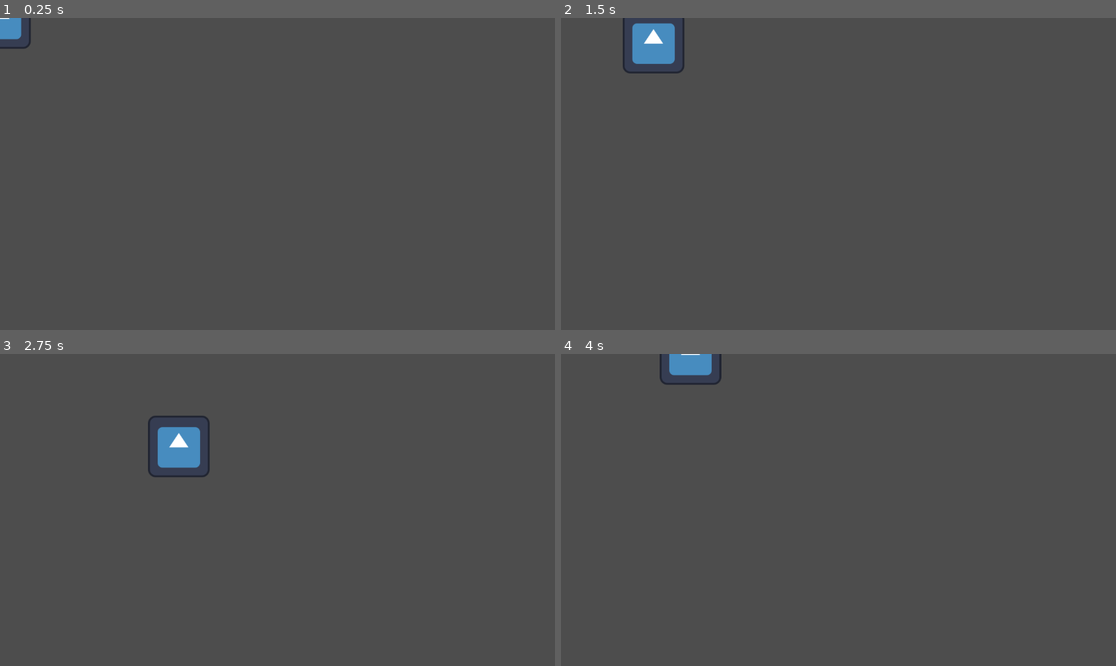
Above: before the commit, frames 1-4 (two rows, left to right).
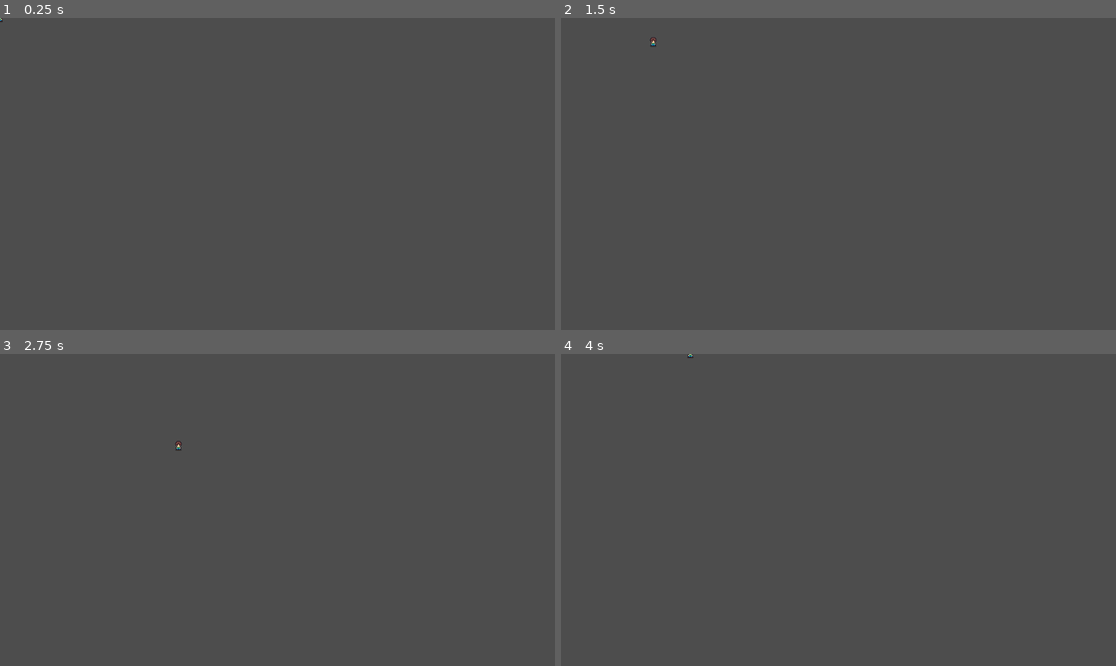
Above: after the commit, the same moments.

Repository: VictorPrazeres/swordFantasy
Game: Godot game, scene res://player/player.tscn
Same seed, same stepped clock (60 frames per second), same inputs: the game is played once before the commit and once after it. The project has no main scene, so this scene is started directly. The engine's default icon, where the game draws it, is replaced by a stand-in: a white triangle on a blue panel in a dark square.
Inputs:
- Up to frame 1 (0.25 s): no input
- Up to frame 2 (1.5 s): tap Enter at 0.5 s; hold D (move_right) 0.53-1.28 s; hold S (move_down) from 1.28 s (still down)
- Up to frame 3 (2.75 s): release S (move_down) at 2.03 s; hold D (move_right) from 2.03 s (still down)
- Up to frame 4 (4 s): release D (move_right) at 2.78 s; hold W (move_up) 2.78-3.53 s; hold A (move_left) from 3.53 s (still down)

The runs differ from the first frame. In frame 1, 0.3% of the frame differs, in the area x 0-6%, y 0-10%; in frame 2, 1.2%; in frame 3, 1.3%, in the area x 26-38%, y 19-40%; in frame 4, 0.7%.

Commit message:
feat(anim): add idle and walk animations
Configure animation states and transitions for idle and walking movement.

Diff:
--- a/player/player.tscn
+++ b/player/player.tscn
@@ -1,11 +1,622 @@
-[gd_scene load_steps=3 format=3 uid="uid://64lwsd23p571"]
+[gd_scene load_steps=13 format=3 uid="uid://64lwsd23p571"]
 
 [ext_resource type="Script" path="res://player/player.gd" id="1_8y3v2"]
-[ext_resource type="Texture2D" uid="uid://bcuq8oq7l8jld" path="res://icon.svg" id="1_ert65"]
+[ext_resource type="Texture2D" uid="uid://dbvb3l1ul74le" path="res://player/standard_actions.png" id="2_4umdh"]
+
+[sub_resource type="Animation" id="Animation_tbw8v"]
+resource_name = "idle_down"
+length = 0.6
+loop_mode = 1
+step = 0.1
+tracks/0/type = "value"
+tracks/0/imported = false
+tracks/0/enabled = true
+tracks/0/path = NodePath("Texture:hframes")
+tracks/0/interp = 1
+tracks/0/loop_wrap = true
+tracks/0/keys = {
+"times": PackedFloat32Array(0),
+"transitions": PackedFloat32Array(1),
+"update": 1,
+"values": [6]
+}
+tracks/1/type = "value"
+tracks/1/imported = false
+tracks/1/enabled = true
+tracks/1/path = NodePath("Texture:vframes")
+tracks/1/interp = 1
+tracks/1/loop_wrap = true
+tracks/1/keys = {
+"times": PackedFloat32Array(0),
+"transitions": PackedFloat32Array(1),
+"update": 1,
+"values": [10]
+}
+tracks/2/type = "value"
+tracks/2/imported = false
+tracks/2/enabled = true
+tracks/2/path = NodePath("Texture:texture")
+tracks/2/interp = 1
+tracks/2/loop_wrap = true
+tracks/2/keys = {
+"times": PackedFloat32Array(0),
+"transitions": PackedFloat32Array(1),
+"update": 1,
+"values": [ExtResource("2_4umdh")]
+}
+tracks/3/type = "value"
+tracks/3/imported = false
+tracks/3/enabled = true
+tracks/3/path = NodePath("Texture:frame")
+tracks/3/interp = 1
+tracks/3/loop_wrap = true
+tracks/3/keys = {
+"times": PackedFloat32Array(0, 0.1, 0.2, 0.3, 0.4, 0.5),
+"transitions": PackedFloat32Array(1, 1, 1, 1, 1, 1),
+"update": 1,
+"values": [0, 1, 2, 3, 4, 5]
+}
+tracks/4/type = "value"
+tracks/4/imported = false
+tracks/4/enabled = true
+tracks/4/path = NodePath("Texture:flip_h")
+tracks/4/interp = 1
+tracks/4/loop_wrap = true
+tracks/4/keys = {
+"times": PackedFloat32Array(0),
+"transitions": PackedFloat32Array(1),
+"update": 1,
+"values": [false]
+}
+
+[sub_resource type="Animation" id="Animation_sj5p2"]
+length = 0.001
+tracks/0/type = "value"
+tracks/0/imported = false
+tracks/0/enabled = true
+tracks/0/path = NodePath("Texture:hframes")
+tracks/0/interp = 1
+tracks/0/loop_wrap = true
+tracks/0/keys = {
+"times": PackedFloat32Array(0),
+"transitions": PackedFloat32Array(1),
+"update": 1,
+"values": [6]
+}
+tracks/1/type = "value"
+tracks/1/imported = false
+tracks/1/enabled = true
+tracks/1/path = NodePath("Texture:vframes")
+tracks/1/interp = 1
+tracks/1/loop_wrap = true
+tracks/1/keys = {
+"times": PackedFloat32Array(0),
+"transitions": PackedFloat32Array(1),
+"update": 1,
+"values": [10]
+}
+tracks/2/type = "value"
+tracks/2/imported = false
+tracks/2/enabled = true
+tracks/2/path = NodePath("Texture:texture")
+tracks/2/interp = 1
+tracks/2/loop_wrap = true
+tracks/2/keys = {
+"times": PackedFloat32Array(0),
+"transitions": PackedFloat32Array(1),
+"update": 1,
+"values": [ExtResource("2_4umdh")]
+}
+tracks/3/type = "value"
+tracks/3/imported = false
+tracks/3/enabled = true
+tracks/3/path = NodePath("Texture:frame")
+tracks/3/interp = 1
+tracks/3/loop_wrap = true
+tracks/3/keys = {
+"times": PackedFloat32Array(0),
+"transitions": PackedFloat32Array(1),
+"update": 1,
+"values": [0]
+}
+tracks/4/type = "value"
+tracks/4/imported = false
+tracks/4/enabled = true
+tracks/4/path = NodePath("Texture:flip_h")
+tracks/4/interp = 1
+tracks/4/loop_wrap = true
+tracks/4/keys = {
+"times": PackedFloat32Array(0),
+"transitions": PackedFloat32Array(1),
+"update": 1,
+"values": [false]
+}
+
+[sub_resource type="Animation" id="Animation_b8oc8"]
+resource_name = "idle_right"
+length = 0.6
+loop_mode = 1
+step = 0.1
+tracks/0/type = "value"
+tracks/0/imported = false
+tracks/0/enabled = true
+tracks/0/path = NodePath("Texture:hframes")
+tracks/0/interp = 1
+tracks/0/loop_wrap = true
+tracks/0/keys = {
+"times": PackedFloat32Array(0),
+"transitions": PackedFloat32Array(1),
+"update": 1,
+"values": [6]
+}
+tracks/1/type = "value"
+tracks/1/imported = false
+tracks/1/enabled = true
+tracks/1/path = NodePath("Texture:vframes")
+tracks/1/interp = 1
+tracks/1/loop_wrap = true
+tracks/1/keys = {
+"times": PackedFloat32Array(0),
+"transitions": PackedFloat32Array(1),
+"update": 1,
+"values": [10]
+}
+tracks/2/type = "value"
+tracks/2/imported = false
+tracks/2/enabled = true
+tracks/2/path = NodePath("Texture:texture")
+tracks/2/interp = 1
+tracks/2/loop_wrap = true
+tracks/2/keys = {
+"times": PackedFloat32Array(0),
+"transitions": PackedFloat32Array(1),
+"update": 1,
+"values": [ExtResource("2_4umdh")]
+}
+tracks/3/type = "value"
+tracks/3/imported = false
+tracks/3/enabled = true
+tracks/3/path = NodePath("Texture:frame")
+tracks/3/interp = 1
+tracks/3/loop_wrap = true
+tracks/3/keys = {
+"times": PackedFloat32Array(0, 0.1, 0.2, 0.3, 0.4, 0.5),
+"transitions": PackedFloat32Array(1, 1, 1, 1, 1, 1),
+"update": 1,
+"values": [6, 7, 8, 9, 10, 11]
+}
+tracks/4/type = "value"
+tracks/4/imported = false
+tracks/4/enabled = true
+tracks/4/path = NodePath("Texture:flip_h")
+tracks/4/interp = 1
+tracks/4/loop_wrap = true
+tracks/4/keys = {
+"times": PackedFloat32Array(0),
+"transitions": PackedFloat32Array(1),
+"update": 1,
+"values": [false]
+}
+
+[sub_resource type="Animation" id="Animation_7siql"]
+resource_name = "idle_left"
+length = 0.6
+loop_mode = 1
+step = 0.1
+tracks/0/type = "value"
+tracks/0/imported = false
+tracks/0/enabled = true
+tracks/0/path = NodePath("Texture:hframes")
+tracks/0/interp = 1
+tracks/0/loop_wrap = true
+tracks/0/keys = {
+"times": PackedFloat32Array(0),
+"transitions": PackedFloat32Array(1),
+"update": 1,
+"values": [6]
+}
+tracks/1/type = "value"
+tracks/1/imported = false
+tracks/1/enabled = true
+tracks/1/path = NodePath("Texture:vframes")
+tracks/1/interp = 1
+tracks/1/loop_wrap = true
+tracks/1/keys = {
+"times": PackedFloat32Array(0),
+"transitions": PackedFloat32Array(1),
+"update": 1,
+"values": [10]
+}
+tracks/2/type = "value"
+tracks/2/imported = false
+tracks/2/enabled = true
+tracks/2/path = NodePath("Texture:texture")
+tracks/2/interp = 1
+tracks/2/loop_wrap = true
+tracks/2/keys = {
+"times": PackedFloat32Array(0),
+"transitions": PackedFloat32Array(1),
+"update": 1,
+"values": [ExtResource("2_4umdh")]
+}
+tracks/3/type = "value"
+tracks/3/imported = false
+tracks/3/enabled = true
+tracks/3/path = NodePath("Texture:frame")
+tracks/3/interp = 1
+tracks/3/loop_wrap = true
+tracks/3/keys = {
+"times": PackedFloat32Array(0, 0.1, 0.2, 0.3, 0.4, 0.5),
+"transitions": PackedFloat32Array(1, 1, 1, 1, 1, 1),
+"update": 1,
+"values": [6, 7, 8, 9, 10, 11]
+}
+tracks/4/type = "value"
+tracks/4/imported = false
+tracks/4/enabled = true
+tracks/4/path = NodePath("Texture:flip_h")
+tracks/4/interp = 1
+tracks/4/loop_wrap = true
+tracks/4/keys = {
+"times": PackedFloat32Array(0),
+"transitions": PackedFloat32Array(1),
+"update": 1,
+"values": [true]
+}
+
+[sub_resource type="Animation" id="Animation_mnaqq"]
+resource_name = "idle_up"
+length = 0.6
+loop_mode = 1
+step = 0.1
+tracks/0/type = "value"
+tracks/0/imported = false
+tracks/0/enabled = true
+tracks/0/path = NodePath("Texture:hframes")
+tracks/0/interp = 1
+tracks/0/loop_wrap = true
+tracks/0/keys = {
+"times": PackedFloat32Array(0),
+"transitions": PackedFloat32Array(1),
+"update": 1,
+"values": [6]
+}
+tracks/1/type = "value"
+tracks/1/imported = false
+tracks/1/enabled = true
+tracks/1/path = NodePath("Texture:vframes")
+tracks/1/interp = 1
+tracks/1/loop_wrap = true
+tracks/1/keys = {
+"times": PackedFloat32Array(0),
+"transitions": PackedFloat32Array(1),
+"update": 1,
+"values": [10]
+}
+tracks/2/type = "value"
+tracks/2/imported = false
+tracks/2/enabled = true
+tracks/2/path = NodePath("Texture:texture")
+tracks/2/interp = 1
+tracks/2/loop_wrap = true
+tracks/2/keys = {
+"times": PackedFloat32Array(0),
+"transitions": PackedFloat32Array(1),
+"update": 1,
+"values": [ExtResource("2_4umdh")]
+}
+tracks/3/type = "value"
+tracks/3/imported = false
+tracks/3/enabled = true
+tracks/3/path = NodePath("Texture:frame")
+tracks/3/interp = 1
+tracks/3/loop_wrap = true
+tracks/3/keys = {
+"times": PackedFloat32Array(0, 0.1, 0.2, 0.3, 0.4, 0.5),
+"transitions": PackedFloat32Array(1, 1, 1, 1, 1, 1),
+"update": 1,
+"values": [12, 13, 14, 15, 16, 17]
+}
+tracks/4/type = "value"
+tracks/4/imported = false
+tracks/4/enabled = true
+tracks/4/path = NodePath("Texture:flip_h")
+tracks/4/interp = 1
+tracks/4/loop_wrap = true
+tracks/4/keys = {
+"times": PackedFloat32Array(0),
+"transitions": PackedFloat32Array(1),
+"update": 1,
+"values": [false]
+}
+
+[sub_resource type="Animation" id="Animation_3fqfs"]
+resource_name = "walking_down"
+length = 0.6
+loop_mode = 1
+step = 0.1
+tracks/0/type = "value"
+tracks/0/imported = false
+tracks/0/enabled = true
+tracks/0/path = NodePath("Texture:hframes")
+tracks/0/interp = 1
+tracks/0/loop_wrap = true
+tracks/0/keys = {
+"times": PackedFloat32Array(0),
+"transitions": PackedFloat32Array(1),
+"update": 1,
+"values": [6]
+}
+tracks/1/type = "value"
+tracks/1/imported = false
+tracks/1/enabled = true
+tracks/1/path = NodePath("Texture:vframes")
+tracks/1/interp = 1
+tracks/1/loop_wrap = true
+tracks/1/keys = {
+"times": PackedFloat32Array(0),
+"transitions": PackedFloat32Array(1),
+"update": 1,
+"values": [10]
+}
+tracks/2/type = "value"
+tracks/2/imported = false
+tracks/2/enabled = true
+tracks/2/path = NodePath("Texture:texture")
+tracks/2/interp = 1
+tracks/2/loop_wrap = true
+tracks/2/keys = {
+"times": PackedFloat32Array(0),
+"transitions": PackedFloat32Array(1),
+"update": 1,
+"values": [ExtResource("2_4umdh")]
+}
+tracks/3/type = "value"
+tracks/3/imported = false
+tracks/3/enabled = true
+tracks/3/path = NodePath("Texture:frame")
+tracks/3/interp = 1
+tracks/3/loop_wrap = true
+tracks/3/keys = {
+"times": PackedFloat32Array(0, 0.1, 0.2, 0.3, 0.4, 0.5),
+"transitions": PackedFloat32Array(1, 1, 1, 1, 1, 1),
+"update": 1,
+"values": [18, 19, 20, 21, 22, 23]
+}
+tracks/4/type = "value"
+tracks/4/imported = false
+tracks/4/enabled = true
+tracks/4/path = NodePath("Texture:flip_h")
+tracks/4/interp = 1
+tracks/4/loop_wrap = true
+tracks/4/keys = {
+"times": PackedFloat32Array(0),
+"transitions": PackedFloat32Array(1),
+"update": 1,
+"values": [false]
+}
+
+[sub_resource type="Animation" id="Animation_huiio"]
+resource_name = "walking_right"
+length = 0.6
+loop_mode = 1
+step = 0.1
+tracks/0/type = "value"
+tracks/0/imported = false
+tracks/0/enabled = true
+tracks/0/path = NodePath("Texture:hframes")
+tracks/0/interp = 1
+tracks/0/loop_wrap = true
+tracks/0/keys = {
+"times": PackedFloat32Array(0),
+"transitions": PackedFloat32Array(1),
+"update": 1,
+"values": [6]
+}
+tracks/1/type = "value"
+tracks/1/imported = false
+tracks/1/enabled = true
+tracks/1/path = NodePath("Texture:vframes")
+tracks/1/interp = 1
+tracks/1/loop_wrap = true
+tracks/1/keys = {
+"times": PackedFloat32Array(0),
+"transitions": PackedFloat32Array(1),
+"update": 1,
+"values": [10]
+}
+tracks/2/type = "value"
+tracks/2/imported = false
+tracks/2/enabled = true
+tracks/2/path = NodePath("Texture:texture")
+tracks/2/interp = 1
+tracks/2/loop_wrap = true
+tracks/2/keys = {
+"times": PackedFloat32Array(0),
+"transitions": PackedFloat32Array(1),
+"update": 1,
+"values": [ExtResource("2_4umdh")]
+}
+tracks/3/type = "value"
+tracks/3/imported = false
+tracks/3/enabled = true
+tracks/3/path = NodePath("Texture:frame")
+tracks/3/interp = 1
+tracks/3/loop_wrap = true
+tracks/3/keys = {
+"times": PackedFloat32Array(0, 0.1, 0.2, 0.3, 0.4, 0.5),
+"transitions": PackedFloat32Array(1, 1, 1, 1, 1, 1),
+"update": 1,
+"values": [24, 25, 26, 27, 28, 29]
+}
+tracks/4/type = "value"
+tracks/4/imported = false
+tracks/4/enabled = true
+tracks/4/path = NodePath("Texture:flip_h")
+tracks/4/interp = 1
+tracks/4/loop_wrap = true
+tracks/4/keys = {
+"times": PackedFloat32Array(0),
+"transitions": PackedFloat32Array(1),
+"update": 1,
+"values": [false]
+}
+
+[sub_resource type="Animation" id="Animation_mgu8p"]
+resource_name = "walking_left"
+length = 0.6
+loop_mode = 1
+step = 0.1
+tracks/0/type = "value"
+tracks/0/imported = false
+tracks/0/enabled = true
+tracks/0/path = NodePath("Texture:hframes")
+tracks/0/interp = 1
+tracks/0/loop_wrap = true
+tracks/0/keys = {
+"times": PackedFloat32Array(0),
+"transitions": PackedFloat32Array(1),
+"update": 1,
+"values": [6]
+}
+tracks/1/type = "value"
+tracks/1/imported = false
+tracks/1/enabled = true
+tracks/1/path = NodePath("Texture:vframes")
+tracks/1/interp = 1
+tracks/1/loop_wrap = true
+tracks/1/keys = {
+"times": PackedFloat32Array(0),
+"transitions": PackedFloat32Array(1),
+"update": 1,
+"values": [10]
+}
+tracks/2/type = "value"
+tracks/2/imported = false
+tracks/2/enabled = true
+tracks/2/path = NodePath("Texture:texture")
+tracks/2/interp = 1
+tracks/2/loop_wrap = true
+tracks/2/keys = {
+"times": PackedFloat32Array(0),
+"transitions": PackedFloat32Array(1),
+"update": 1,
+"values": [ExtResource("2_4umdh")]
+}
+tracks/3/type = "value"
+tracks/3/imported = false
+tracks/3/enabled = true
+tracks/3/path = NodePath("Texture:frame")
+tracks/3/interp = 1
+tracks/3/loop_wrap = true
+tracks/3/keys = {
+"times": PackedFloat32Array(0, 0.1, 0.2, 0.3, 0.4, 0.5),
+"transitions": PackedFloat32Array(1, 1, 1, 1, 1, 1),
+"update": 1,
+"values": [24, 25, 26, 27, 28, 29]
+}
+tracks/4/type = "value"
+tracks/4/imported = false
+tracks/4/enabled = true
+tracks/4/path = NodePath("Texture:flip_h")
+tracks/4/interp = 1
+tracks/4/loop_wrap = true
+tracks/4/keys = {
+"times": PackedFloat32Array(0),
+"transitions": PackedFloat32Array(1),
+"update": 1,
+"values": [true]
+}
+
+[sub_resource type="Animation" id="Animation_ejhfy"]
+resource_name = "walking_up"
+length = 0.6
+loop_mode = 1
+step = 0.1
+tracks/0/type = "value"
+tracks/0/imported = false
+tracks/0/enabled = true
+tracks/0/path = NodePath("Texture:hframes")
+tracks/0/interp = 1
+tracks/0/loop_wrap = true
+tracks/0/keys = {
+"times": PackedFloat32Array(0),
+"transitions": PackedFloat32Array(1),
+"update": 1,
+"values": [6]
+}
+tracks/1/type = "value"
+tracks/1/imported = false
+tracks/1/enabled = true
+tracks/1/path = NodePath("Texture:vframes")
+tracks/1/interp = 1
+tracks/1/loop_wrap = true
+tracks/1/keys = {
+"times": PackedFloat32Array(0),
+"transitions": PackedFloat32Array(1),
+"update": 1,
+"values": [10]
+}
+tracks/2/type = "value"
+tracks/2/imported = false
+tracks/2/enabled = true
+tracks/2/path = NodePath("Texture:texture")
+tracks/2/interp = 1
+tracks/2/loop_wrap = true
+tracks/2/keys = {
+"times": PackedFloat32Array(0),
+"transitions": PackedFloat32Array(1),
+"update": 1,
+"values": [ExtResource("2_4umdh")]
+}
+tracks/3/type = "value"
+tracks/3/imported = false
+tracks/3/enabled = true
+tracks/3/path = NodePath("Texture:frame")
+tracks/3/interp = 1
+tracks/3/loop_wrap = true
+tracks/3/keys = {
+"times": PackedFloat32Array(0, 0.1, 0.2, 0.3, 0.4, 0.5),
+"transitions": PackedFloat32Array(1, 1, 1, 1, 1, 1),
+"update": 1,
+"values": [30, 31, 32, 33, 34, 35]
+}
+tracks/4/type = "value"
+tracks/4/imported = false
+tracks/4/enabled = true
+tracks/4/path = NodePath("Texture:flip_h")
+tracks/4/interp = 1
+tracks/4/loop_wrap = true
+tracks/4/keys = {
+"times": PackedFloat32Array(0),
+"transitions": PackedFloat32Array(1),
+"update": 1,
+"values": [false]
+}
+
+[sub_resource type="AnimationLibrary" id="AnimationLibrary_28hla"]
+_data = {
+"RESET": SubResource("Animation_sj5p2"),
+"idle_down": SubResource("Animation_tbw8v"),
+"idle_left": SubResource("Animation_7siql"),
+"idle_right": SubResource("Animation_b8oc8"),
+"idle_up": SubResource("Animation_mnaqq"),
+"walking_down": SubResource("Animation_3fqfs"),
+"walking_left": SubResource("Animation_mgu8p"),
+"walking_right": SubResource("Animation_huiio"),
+"walking_up": SubResource("Animation_ejhfy")
+}
 
 [node name="Player" type="CharacterBody2D"]
 script = ExtResource("1_8y3v2")
 _movement_velocity = 256.0
 
 [node name="Texture" type="Sprite2D" parent="."]
-texture = ExtResource("1_ert65")
+texture = ExtResource("2_4umdh")
+hframes = 6
+vframes = 10
+
+[node name="PlayerAnimator" type="AnimationPlayer" parent="."]
+libraries = {
+"": SubResource("AnimationLibrary_28hla")
+}
--- a/project.godot
+++ b/project.godot
@@ -27,28 +27,37 @@
 "deadzone": 0.5,
 "events": [Object(InputEventKey,"resource_local_to_scene":false,"resource_name":"","device":-1,"window_id":0,"alt_press …(191 unchanged characters)…
 , Object(InputEventKey,"resource_local_to_scene":false,"resource_name":"","device":-1,"window_id":0,"alt_pressed":false …(186 unchanged characters)…
+, Object(InputEventJoypadButton,"resource_local_to_scene":false,"resource_name":"","device":-1,"button_index":13,"pressure":0.0,"pressed":true,"script":null)
+, Object(InputEventJoypadMotion,"resource_local_to_scene":false,"resource_name":"","device":-1,"axis":0,"axis_value":-1.0,"script":null)
 ]
 }
 move_right={
 "deadzone": 0.5,
 "events": [Object(InputEventKey,"resource_local_to_scene":false,"resource_name":"","device":-1,"window_id":0,"alt_press …(192 unchanged characters)…
 , Object(InputEventKey,"resource_local_to_scene":false,"resource_name":"","device":-1,"window_id":0,"alt_pressed":false …(186 unchanged characters)…
+, Object(InputEventJoypadButton,"resource_local_to_scene":false,"resource_name":"","device":-1,"button_index":14,"pressure":0.0,"pressed":true,"script":null)
+, Object(InputEventJoypadMotion,"resource_local_to_scene":false,"resource_name":"","device":-1,"axis":0,"axis_value":1.0,"script":null)
 ]
 }
 move_up={
 "deadzone": 0.5,
 "events": [Object(InputEventKey,"resource_local_to_scene":false,"resource_name":"","device":-1,"window_id":0,"alt_press …(192 unchanged characters)…
 , Object(InputEventKey,"resource_local_to_scene":false,"resource_name":"","device":-1,"window_id":0,"alt_pressed":false …(186 unchanged characters)…
+, Object(InputEventJoypadButton,"resource_local_to_scene":false,"resource_name":"","device":-1,"button_index":11,"pressure":0.0,"pressed":true,"script":null)
+, Object(InputEventJoypadMotion,"resource_local_to_scene":false,"resource_name":"","device":-1,"axis":1,"axis_value":-1.0,"script":null)
 ]
 }
 move_down={
 "deadzone": 0.5,
 "events": [Object(InputEventKey,"resource_local_to_scene":false,"resource_name":"","device":-1,"window_id":0,"alt_press …(192 unchanged characters)…
 , Object(InputEventKey,"resource_local_to_scene":false,"resource_name":"","device":-1,"window_id":0,"alt_pressed":false …(186 unchanged characters)…
+, Object(InputEventJoypadButton,"resource_local_to_scene":false,"resource_name":"","device":-1,"button_index":12,"pressure":0.0,"pressed":true,"script":null)
+, Object(InputEventJoypadMotion,"resource_local_to_scene":false,"resource_name":"","device":-1,"axis":1,"axis_value":1.0,"script":null)
 ]
 }
 
 [rendering]
 
+textures/canvas_textures/default_texture_filter=0
 renderer/rendering_method="gl_compatibility"
 renderer/rendering_method.mobile="gl_compatibility"
